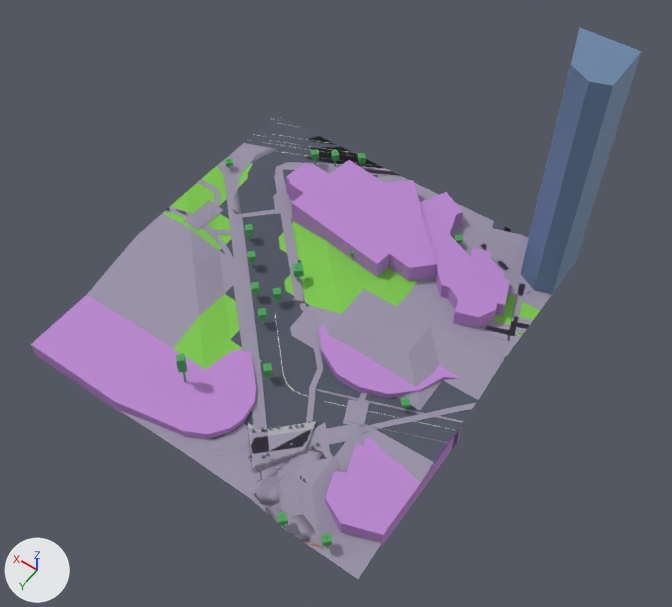
The glTF model public/maps/melbourne/chunks/5_-14.glb as it was, and as the next commit left it.
Before and after are seen from a camera (50 mm lens) standing at (544.3, 1765.5, 239.7) and looking at (636.9, 1635.8, 35.9). The lights are fixed; the arrows at lower left show +X, +Y and +Z. The first picture is the older version. Where no turn or scale is listed for an object, it has been applied to the vertices. Vertices at exactly the same position are counted once.

In view in the first picture: 'compiled-chunk'.
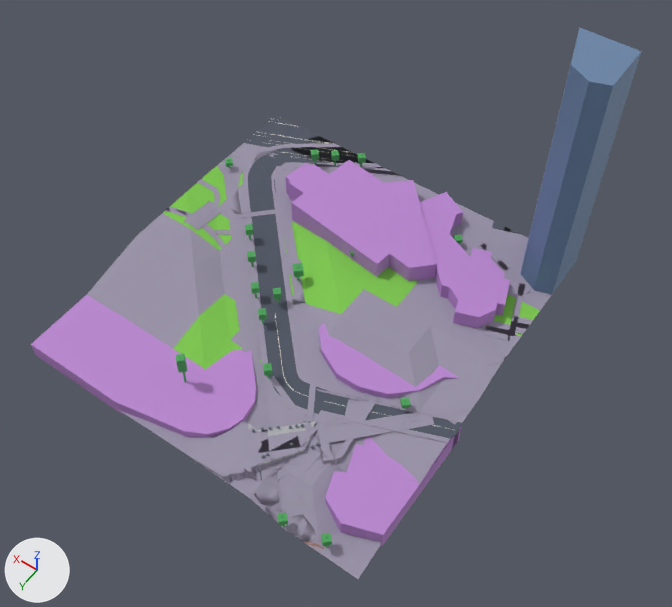
Location of each change, (x1, y1, x2, y2) in pixels of the pictures (672 x 607 px):
part 1 of me_mesh_0, built on: before (159, 147, 445, 492); after (159, 121, 444, 535)
part 2 of me_mesh_0, recoloured: before (206, 154, 478, 483); after (196, 154, 478, 483)

Edits to the bpy script that builds the scene:
```text
Change me_mesh_0:
    used by ob_compiled_chunk; location = (654.0, 1626.7, 49.5)
    remove me_mesh_0.from_pydata(...)  # 4518 vertices, 6701 faces; spans x -60.0..60.0, y -60.7..60.7, z -46.9..46.9
    add me_mesh_0.from_pydata(...)  # 5835 vertices, 8708 faces; spans x -60.0..60.0, y -60.7..60.7, z -46.9..46.9
    me_mesh_0 part 1: 161 vertices moved from x -47.1..60.0, y -49.7..59.3, z -42.6..-32.7 to x -60.0..59.2, y -52.1..59.3, z -42.6..-32.7; 724 vertices removed from x -46.2..60.0, y -55.7..59.3, z -43.6..-32.7; 1953 vertices added at x -60.0..60.0, y -60.7..59.3, z -46.8..-32.7
    me_mesh_0 part 2: 60 faces spanning x -60.0..60.0, y -60.7..59.3, z -43.7..-32.9 switch from mat_asphalt (greyish blue #4f5563) to mat_pavement (grey #9a93a8)
    other edits to the shape of me_mesh_0 do not show in these pictures
```
